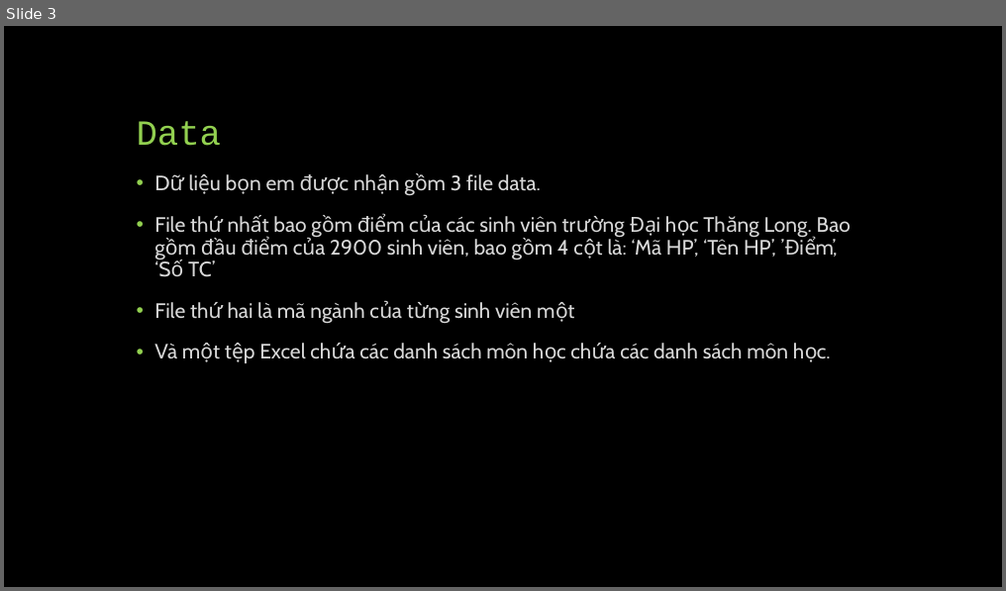
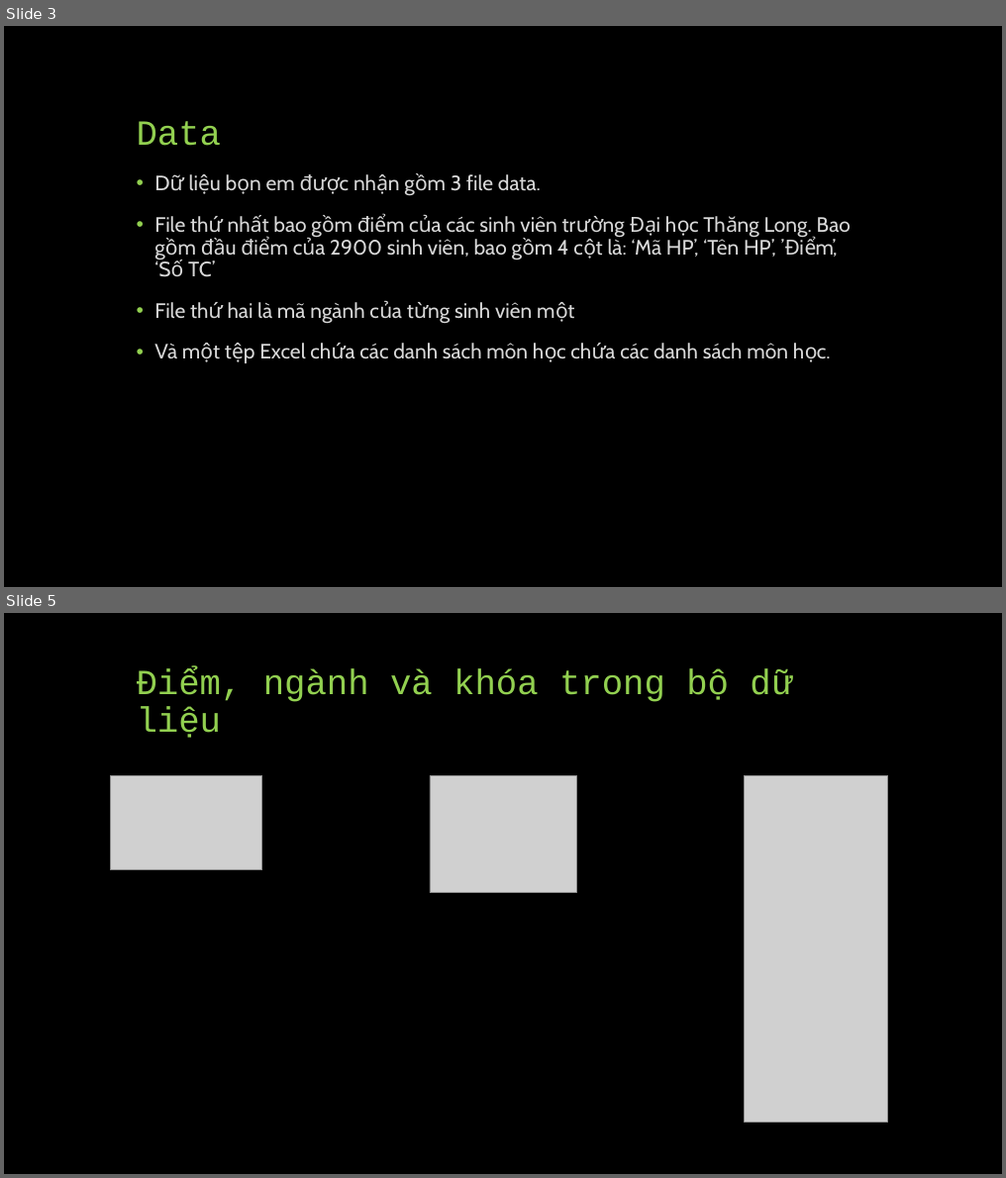
Before and after one commit to quantienquanz/Academic-Impact-Tracker, a slide deck: PPTX/Tuần 4.pptx. Shown one above the other, each under a label of ours: slide 3 before the commit, slides 3 and 5 after it; the slides between them are not shown. The pictures are 1006x591 and 1006x1178 pixels, drawn with LibreOffice and Linux fonts; fonts in the diff are those of the drawing; grey boxes stand for pictures. Boxes give left, top, right and bottom in pixels: in the first picture for what was removed or moved away, otherwise in the second. Text is boxed around its words. In the diff, an @@ line names an element or a change of style, - is before the commit and + after.

```diff
--- a/PPTX/Tuần 4.pptx
+++ b/PPTX/Tuần 4.pptx
@@ slide 5 added at [4,613,1002,1174], background #000000 @@
@@ title added at [137,669,792,738], 34 pt, text #92D050 @@
+Điểm, ngành và khóa trong bộ dữ liệu
@@ picture added at [110,775,262,869] @@
@@ picture added at [430,775,576,892] @@
@@ picture added at [744,775,888,1122] @@
```
Also in this commit, not shown: 5 slides changed, 9 other slides added, 1 slide removed.
